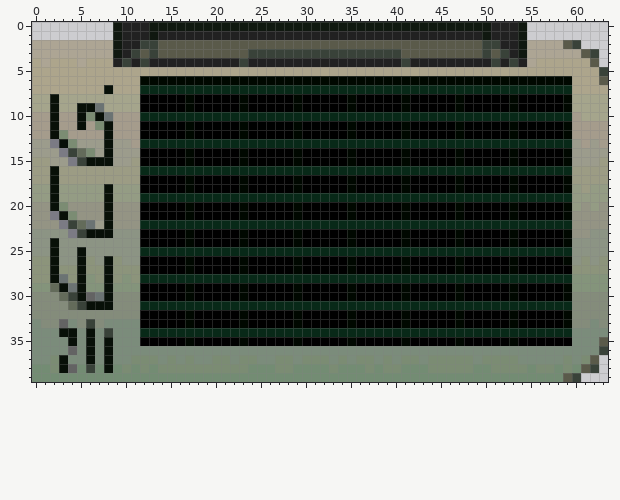
Edited in one commit: pixel-art sprite (graphics/RE1HEART.png). Above: the version before the commit.
The file is 64x40 pixels. Pixels under 10% opacity are left out.
The result:
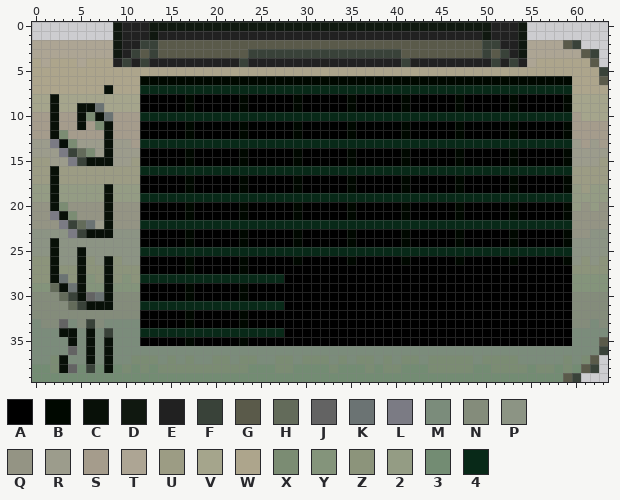
Palette (. is transparent): A #000000  B #000800  C #081008  D #101810  E #212121  F #394239  G #5a5a4a  H #636b5a  J #636363  K #6b7373  L #7b7b84  M #7b8c7b  N #848c7b  P #8c9484  Q #949484  R #9c9c8c  S #a59c8c  T #ada594  U #9c9c84  V #a5a58c  W #ada58c  X #7b8c73  Y #84947b  Z #8c947b  2 #949c84  3 #738c73  4 #082918
Commit: Added text window
Changes in this commit:
y 27: x 29 B -> A; x 35 B -> A; x 41 B -> A; x 47 B -> A; x 53 B -> A
y 28: x 28..59 44444444444444444444444444444444 -> AAAAAAAAAAAAAAAAAAAAAAAAAAAAAAAA
y 29..30: x 29 B -> A; x 35 B -> A; x 41 B -> A; x 47 B -> A; x 53 B -> A; x 59 B -> A
y 31: x 28..59 44444444444444444444444444444444 -> AAAAAAAAAAAAAAAAAAAAAAAAAAAAAAAA
y 32..33: x 29 B -> A; x 35 B -> A; x 41 B -> A; x 47 B -> A; x 53 B -> A; x 59 B -> A
y 34: x 28..59 44444444444444444444444444444444 -> AAAAAAAAAAAAAAAAAAAAAAAAAAAAAAAA
y 35: x 29 B -> A; x 35 B -> A; x 41 B -> A; x 47 B -> A; x 53 B -> A
Pixel boxes of the changes (left, top, right, bottom) in both pictures:
changed: (284, 265, 572, 346)
